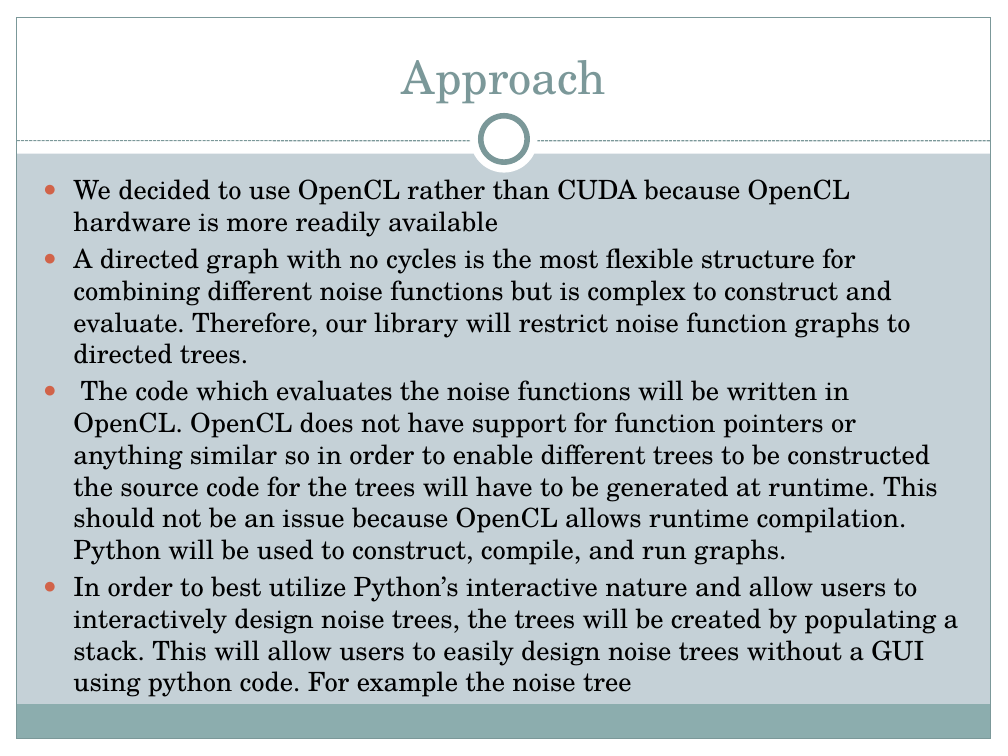
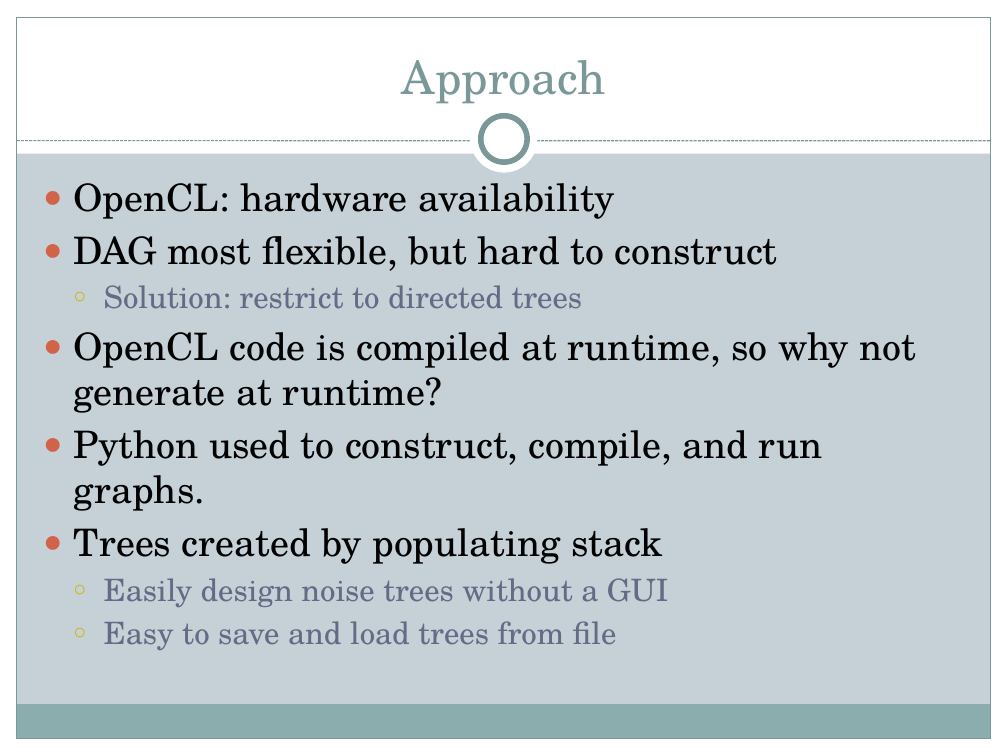
Before and after one commit to freethenation/OpenCLNoise, a slide deck: slide 5 of docs/Presentation.pptx (slide 4 before the commit). Drawn at 1008x756 pixels with LibreOffice and Linux fonts; fonts in the diff are those of the drawing. Boxes give left, top, right and bottom in pixels: in the first picture for what was removed or moved away, otherwise in the second. Text is boxed around its words. In the diff, an @@ line names an element or a change of style, - is before the commit and + after.

Commit message:
Changes to presentation

```diff
--- a/docs/Presentation.pptx
+++ b/docs/Presentation.pptx
@@ text at [73,183,916,650]: text changed; size 18.9 to 27 pt @@
-● We decided to use OpenCL rather than CUDA because OpenCL hardware is more readily available
-● A directed graph with no cycles is the most flexible structure for combining different noise functions but is complex to construct and evaluate. Therefore, our library will restrict noise function graphs to directed trees.
-● The code which evaluates the noise functions will be written in OpenCL. OpenCL does not have support for function pointers or anything similar so in order to enable different trees to be constructed the source code for the trees will have to be generated at runtime. This should not be an issue because OpenCL allows runtime compilation. Python will be used to construct, compile, and run graphs.
-● In order to best utilize Python’s interactive nature and allow users to interactively design noise trees, the trees will be created by populating a stack. This will allow users to easily design noise trees without a GUI using python code. For example the noise tree
+● OpenCL: hardware availability
+● DAG most flexible, but hard to construct
+  ○ Solution: restrict to directed trees
+● OpenCL code is compiled at runtime, so why not generate at runtime?
+● Python used to construct, compile, and run graphs.
+● Trees created by populating stack
+  ○ Easily design noise trees without a GUI
+  ○ Easy to save and load trees from file
```
Also in this commit, not shown: 2 other slides changed, 4 slides added, 1 slide removed, 5 other files.
